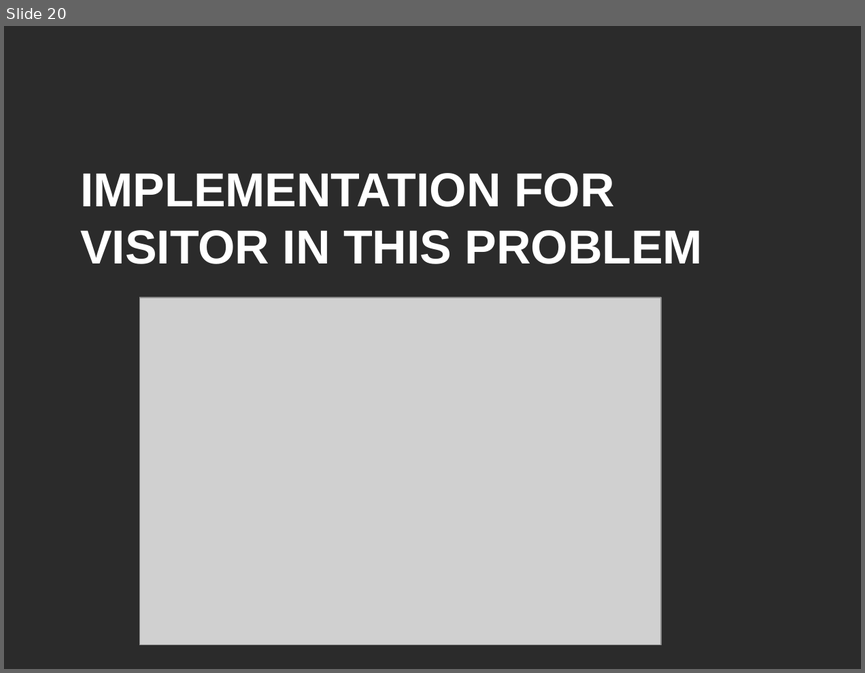
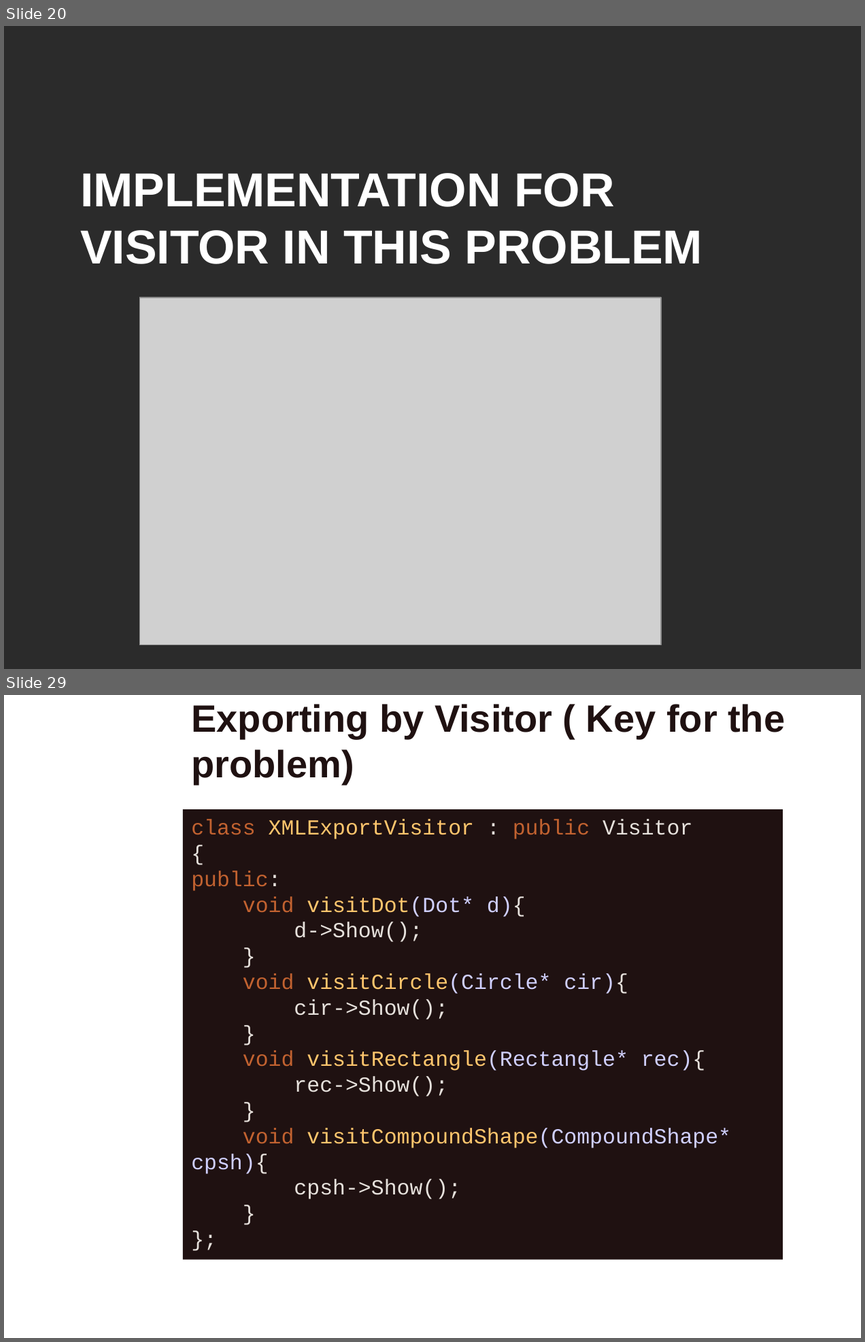
Before and after one commit to VThanhPhuc/CS202-Group-9, a slide deck: Design Pattern.pptx. Shown one above the other, each under a label of ours: slide 20 before the commit, slides 20 and 29 after it; the slides between them are not shown. The pictures are 865x673 and 865x1342 pixels, drawn with LibreOffice and Linux fonts; fonts in the diff are those of the drawing; grey boxes stand for pictures; background and template pictures are left out; a plain dark background stands for a picture behind light text. Boxes give left, top, right and bottom in pixels: in the first picture for what was removed or moved away, otherwise in the second. Text is boxed around its words. In the diff, an @@ line names an element or a change of style, - is before the commit and + after.

```diff
--- a/Design Pattern.pptx
+++ b/Design Pattern.pptx
@@ slide 29 added at (4, 695, 861, 1338), background picture (left out) @@
@@ title added at (192, 704, 785, 785), 32 pt, text #1F1111, bold @@
+Exporting by Visitor ( Key for the problem)
@@ rectangle added at (183, 809, 783, 1259), fill #1F1111, 18 pt, text #FFC66D @@
+class XMLExportVisitor : public Visitor
+{
+public:
+void visitDot(Dot* d){
+d->Show();
+}
+void visitCircle(Circle* cir){
+cir->Show();
+}
+void visitRectangle(Rectangle* rec){
+rec->Show();
+}
+void visitCompoundShape(CompoundShape* cpsh){
+cpsh->Show();
+}
+};
```
Also in this commit, not shown: 1 slide changed, 20 other slides added, 7 slides removed, 1 other file.
